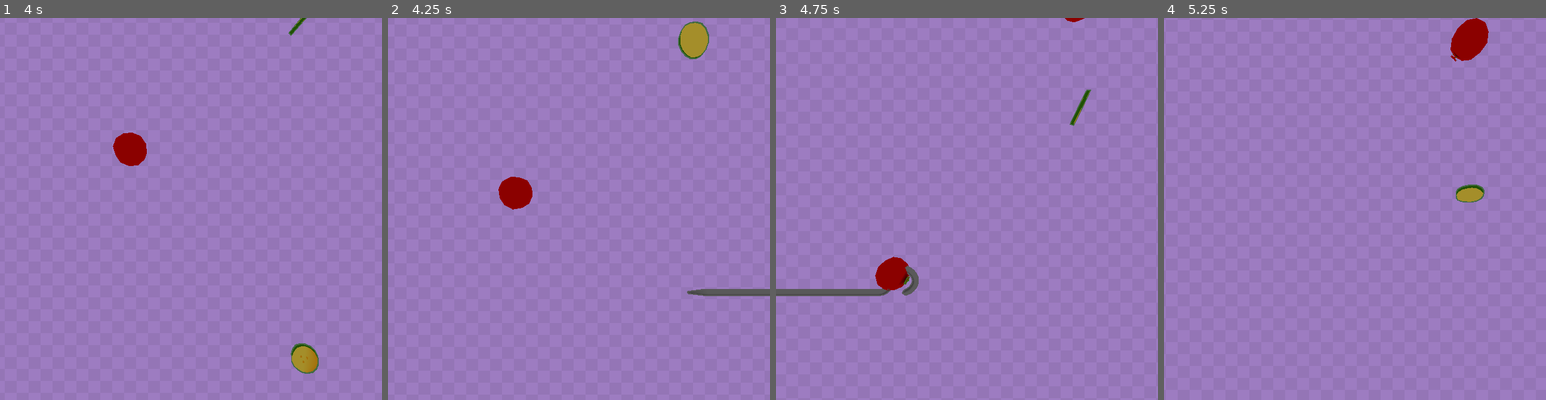
Above: before the commit, frames 1-4 (left to right).
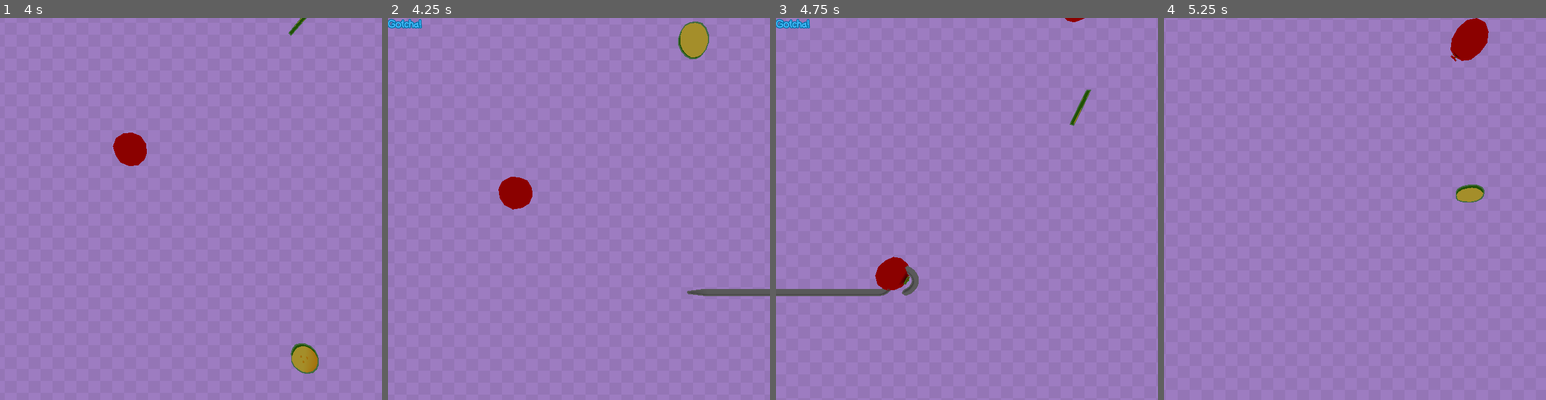
Above: after the commit, the same moments.

Repository: MartinLeGrand/AGES2026GameJam
Game: Godot game, scene res://Project/Maps/ModelScene.tscn
Same seed, same stepped clock (60 frames per second), same inputs: the game is played once before the commit and once after it. This scene is started directly instead of the project's main scene. The engine's default icon, where the game draws it, is replaced by a stand-in: a white triangle on a blue panel in a dark square.
Inputs:
- Up to frame 1 (4 s): tap Enter at 0.5 s; hold Right (ui_right) 0.53-1.28 s; tap Space at 1.25 s; hold Left (ui_left) 1.28-2.03 s; hold Right (ui_right) 2.03-3.53 s; hold Left (ui_left) from 3.53 s (still down)
- Up to frame 2 (4.25 s): keep holding Left (ui_left); tap E (debug, bound only after the commit) at 4.15 s
- Up to frame 3 (4.75 s): keep holding Left (ui_left)
- Up to frame 4 (5.25 s): keep holding Left (ui_left)

Frame 1 is identical in both runs. In frame 2, 0.2% of the frame differs, in the area x 0-9%, y 0-3%; in frame 3, 0.2%; in frame 4, nothing differs.

Commit message:
TextEffectSpawner changes

Diff:
--- a/Project/GameObjects/Spit/spit.gd
+++ b/Project/GameObjects/Spit/spit.gd
@@ -6,7 +6,6 @@
 @export var slidy_brakes: bool = true ## FIXME: Shakes. False: Instant brakes. True sliiidy
 @export var brake_force: float = 2.0  ## NOTE: Slidy brakes must be true
 @export var max_move_x: float = 10.0 ## Nr of meters allowed to move in x-direction from start pos.
-
 
 var _max_x: float = 0.0 ## Max local x
 var _min_x: float = 0.0 ## Min local x
--- a/Project/Maps/ModelScene.tscn
+++ b/Project/Maps/ModelScene.tscn
@@ -2,6 +2,8 @@
 
 [ext_resource type="PackedScene" uid="uid://b228nggyl5wud" path="res://Project/GameObjects/Spawner/Spawner.tscn" id="2_upol4"]
 [ext_resource type="PackedScene" uid="uid://clta7w2jsxbq4" path="res://Project/GameObjects/Spit/Spit.tscn" id="3_xnlif"]
+[ext_resource type="PackedScene" uid="uid://crkma5gafw4qf" path="res://Project/Prefabs/text_effect_spawner.tscn" id="4_rr3j8"]
+[ext_resource type="Script" uid="uid://na5ryfkm6iaj" path="res://Project/Scripts/text_test.gd" id="5_7cqvo"]
 [ext_resource type="PackedScene" uid="uid://ceujt10bqw625" path="res://Project/Prefabs/scrolling_bg_canvas_layer.tscn" id="6_3bf4a"]
 
 [sub_resource type="Environment" id="Environment_rxjn2"]
@@ -27,3 +29,9 @@
 collision_mask = 0
 max_speed = 30.0
 max_move_x = 20.0
+
+[node name="TextEffectSpawner" parent="." unique_id=453065139 instance=ExtResource("4_rr3j8")]
+
+[node name="Node3D" type="Node3D" parent="." unique_id=1891793770 node_paths=PackedStringArray("text_effect_spawner")]
+script = ExtResource("5_7cqvo")
+text_effect_spawner = NodePath("../TextEffectSpawner")
--- a/Project/Scripts/TextEffects/TextEffectSpawnerScript.gd
+++ b/Project/Scripts/TextEffects/TextEffectSpawnerScript.gd
@@ -1,4 +1,6 @@
 extends Node2D
 
-func spawnTextEffect(effect: TextEffect):
-	effect.new()
+func spawnTextEffect(effect: PackedScene):
+	var new_effect := effect.instantiate() as TextEffect
+
+	add_child(new_effect)
--- /dev/null
+++ b/Project/Scripts/text_test.gd
@@ -0,0 +1,8 @@
+extends Node3D
+
+@export var text_effect_spawner: Node2D
+const TEXT_EFFECT_GOTCHA = preload("uid://p50p7vavkpoj")
+
+func _process(delta: float) -> void:
+	if Input.is_action_just_pressed("debug"):
+		text_effect_spawner.spawnTextEffect(TEXT_EFFECT_GOTCHA)
--- a/project.godot
+++ b/project.godot
@@ -26,6 +26,14 @@
 window/stretch/mode="canvas_items"
 window/stretch/aspect="expand"
 
+[input]
+
+debug={
+"deadzone": 0.2,
+"events": [Object(InputEventKey,"resource_local_to_scene":false,"resource_name":"","device":-1,"window_id":0,"alt_pressed":false,"shift_pressed":false,"ctrl_pressed":false,"meta_pressed":false,"pressed":false,"keycode":0,"physical_keycode":69,"key_label":0,"unicode":101,"location":0,"echo":false,"script":null)
+]
+}
+
 [layer_names]
 
 2d_physics/layer_1="Hook"
Not shown, added: Project/Scripts/text_test.gd.uid
